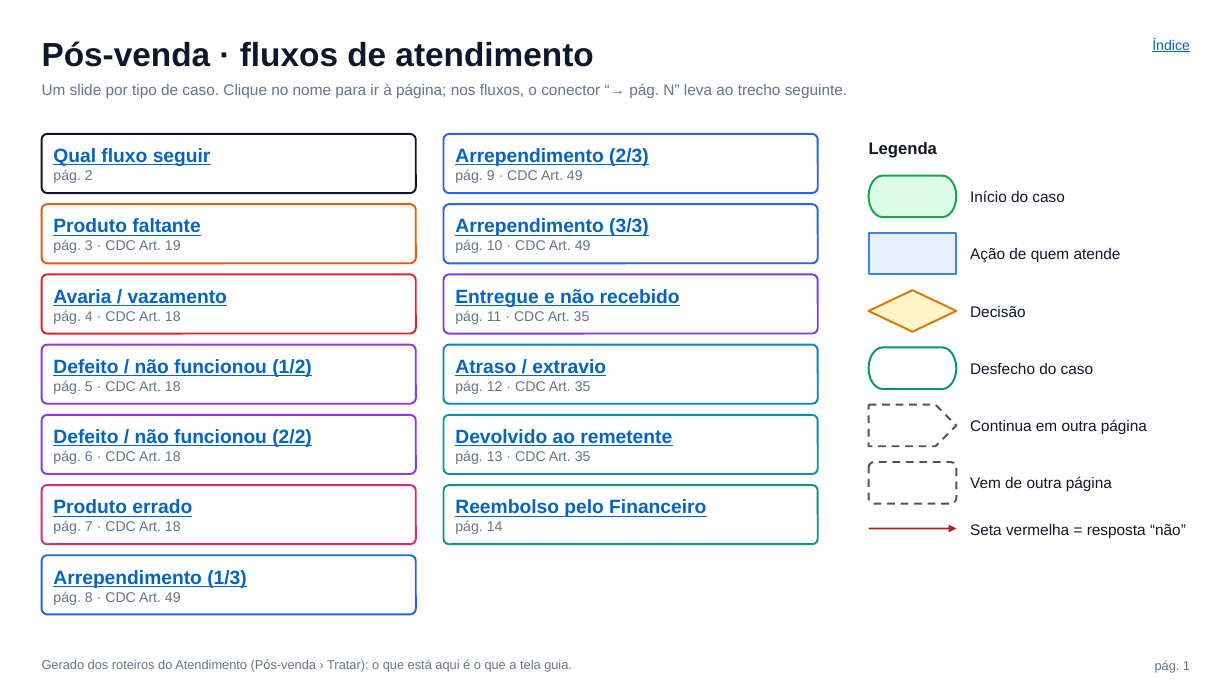
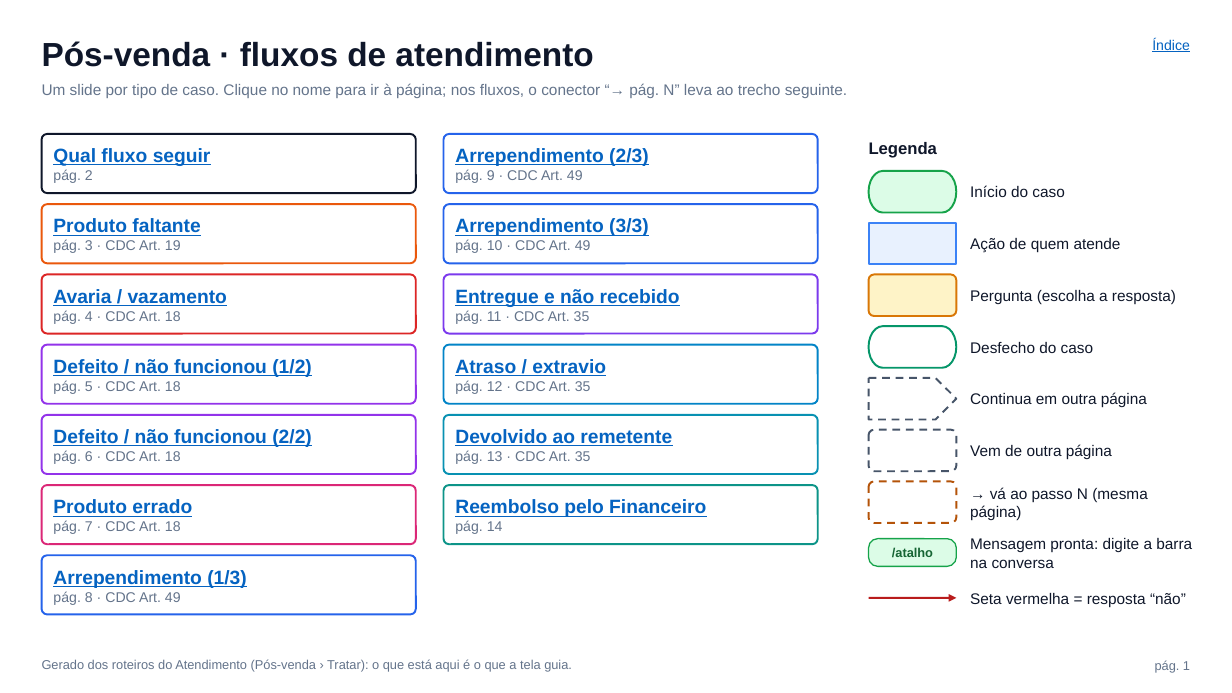
Before and after one commit to ticarbovapt/carbohub-gestao, a slide deck: slide 1 of apps/atendimento/public/fluxos-posvenda/fluxos-pos-venda.pptx. Drawn at 1232x693 pixels with LibreOffice and Linux fonts; fonts in the diff are those of the drawing. Boxes give left, top, right and bottom in pixels: in the first picture for what was removed or moved away, otherwise in the second. Text is boxed around its words. In the diff, an @@ line names an element or a change of style, - is before the commit and + after.

```diff
--- a/apps/atendimento/public/fluxos-posvenda/fluxos-pos-venda.pptx
+++ b/apps/atendimento/public/fluxos-posvenda/fluxos-pos-venda.pptx
@@ pill shape: place and size @@
-pill shape at [869, 176, 957, 217]
+pill shape at [869, 171, 957, 213]
@@ text "Início do caso": place and size @@
-text "Início do caso" at [970, 190, 1064, 202]
+text "Início do caso" at [970, 185, 1064, 197]
@@ rectangle: place and size @@
-rectangle at [869, 233, 957, 274]
+rectangle at [869, 223, 957, 264]
@@ text "Ação de quem atende": place and size @@
-text "Ação de quem atende" at [970, 248, 1121, 263]
+text "Ação de quem atende" at [970, 238, 1121, 253]
@@ rounded rectangle: place and size @@
-rounded rectangle at [869, 290, 957, 332]
+rounded rectangle at [869, 274, 957, 316]
@@ rounded rectangle at [869, 274, 957, 316]: diamond to rounded rectangle @@
@@ text at [970, 290, 1176, 304]: text changed @@
-Decisão
+Pergunta (escolha a resposta)
@@ pill shape: place and size @@
-pill shape at [869, 348, 957, 389]
+pill shape at [869, 326, 957, 368]
@@ text "Desfecho do caso": place and size @@
-text "Desfecho do caso" at [970, 363, 1093, 374]
+text "Desfecho do caso" at [970, 342, 1093, 353]
@@ pentagon arrow: place and size @@
-pentagon arrow at [869, 405, 957, 446]
+pentagon arrow at [869, 378, 957, 420]
@@ text "Continua em outra página": place and size @@
-text "Continua em outra página" at [970, 419, 1147, 435]
+text "Continua em outra página" at [970, 392, 1147, 408]
@@ rounded rectangle: place and size @@
-rounded rectangle at [869, 462, 957, 504]
+rounded rectangle at [869, 430, 957, 471]
@@ text "Vem de outra página": place and size @@
-text "Vem de outra página" at [970, 476, 1112, 492]
+text "Vem de outra página" at [970, 444, 1112, 460]
@@ rounded rectangle added at [869, 482, 957, 523], fill #FFFFFF, outline #B45309 1.5 pt dashed @@
@@ text added at [970, 487, 1148, 521], 12 pt, text #0F172A @@
+→ vá ao passo N (mesma página)
@@ rounded rectangle added at [869, 539, 957, 567], fill #DCFCE7, outline #16A34A 1 pt, 10 pt, text #166534, bold @@
+/atalho
@@ text added at [970, 538, 1192, 568], 12 pt, text #0F172A @@
+Mensagem pronta: digite a barra na conversa
@@ arrow moved from (869, 529) - (957, 529) to (869, 598) - (957, 598) @@
@@ text "Seta vermelha = resposta “não”": place and size @@
-text "Seta vermelha = resposta “não”" at [970, 524, 1186, 538]
+text "Seta vermelha = resposta “não”" at [970, 593, 1186, 608]
```
Also in this commit, not shown: 12 other slides changed, 39 other files.
